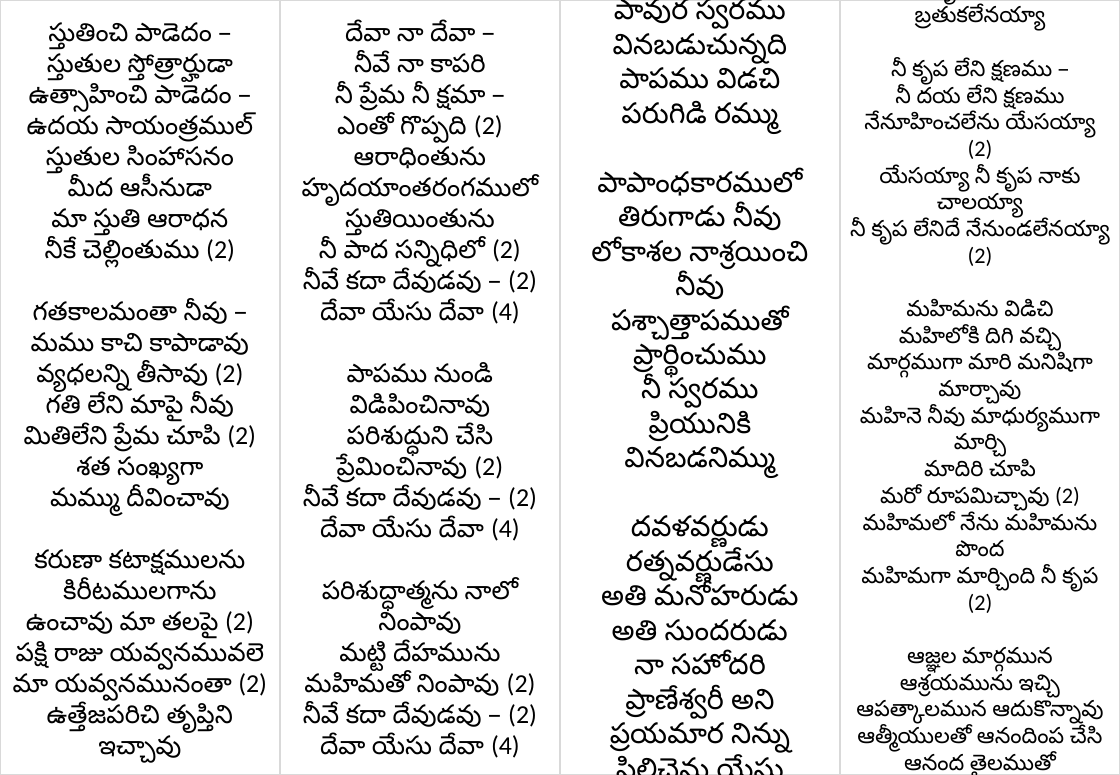
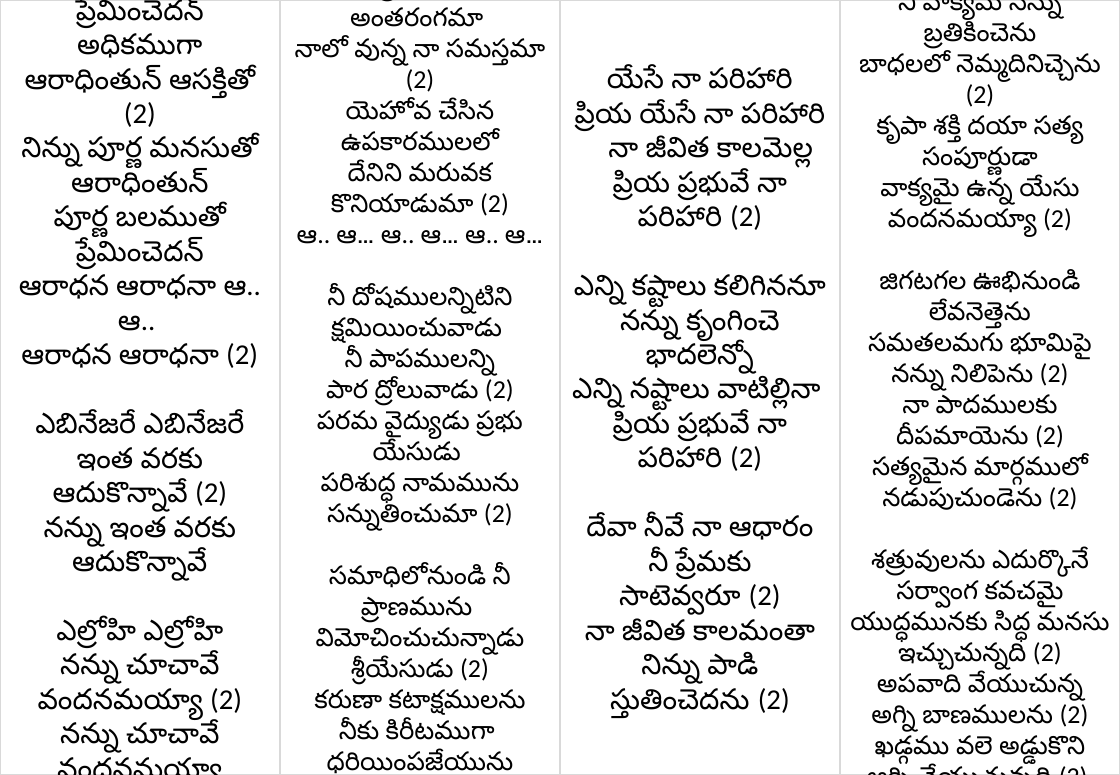
Before and after one commit to venu-webdev/songsDb, a slide deck: slide 1 of xerox.pptx. Drawn at 1120x775 pixels with LibreOffice and Linux fonts; fonts in the diff are those of the drawing. Boxes give left, top, right and bottom in pixels: in the first picture for what was removed or moved away, otherwise in the second. Text is boxed around its words. In the diff, an @@ line names an element or a change of style, - is before the commit and + after.

```diff
--- a/xerox.pptx
+++ b/xerox.pptx
@@ text in rectangle at box(19, 0, 261, 753): text changed; size 18 to 20 pt @@
-స్తుతించి పాడెదం –
-స్తుతుల స్తోత్రార్హుడా
-ఉత్సాహించి పాడెదం – ఉదయ సాయంత్రముల్
-స్తుతుల సింహాసనం
-మీద ఆసీనుడా
-మా స్తుతి ఆరాధన
-నీకే చెల్లింతుము (2)
-గతకాలమంతా నీవు –
-మము కాచి కాపాడావు
-వ్యధలన్ని తీసావు (2)
-గతి లేని మాపై నీవు
-మితిలేని ప్రేమ చూపి (2)
-శత సంఖ్యగా
-మమ్ము దీవించావు
-కరుణా కటాక్షములను కిరీటములగాను
-ఉంచావు మా తలపై (2)
-పక్షి రాజు యవ్వనమువలె
-మా యవ్వనమునంతా (2)
-ఉత్తేజపరిచి తృప్తిని ఇచ్చావు
+ప్రేమించెదన్ అధికముగా
+ఆరాధింతున్ ఆసక్తితో (2)
+నిన్ను పూర్ణ మనసుతో ఆరాధింతున్
+పూర్ణ బలముతో ప్రేమించెదన్
+ఆరాధన ఆరాధనా ఆ.. ఆ..
+ఆరాధన ఆరాధనా (2)
+ఎబినేజరే ఎబినేజరే
+ఇంత వరకు
+ఆదుకొన్నావే (2)
+నన్ను ఇంత వరకు ఆదుకొన్నావే
+ఎల్రోహి ఎల్రోహి
+నన్ను చూచావే వందనమయ్యా (2)
+నన్ను చూచావే వందనమయ్యా
@@ text in rectangle at box(295, 7, 545, 774): text changed @@
-దేవా నా దేవా –
-నీవే నా కాపరి
-నీ ప్రేమ నీ క్షమా –
-ఎంతో గొప్పది (2)
-ఆరాధింతును హృదయాంతరంగములో
-స్తుతియింతును
-నీ పాద సన్నిధిలో (2)
-నీవే కదా దేవుడవు – (2)
-దేవా యేసు దేవా (4)
-పాపము నుండి విడిపించినావు
-పరిశుద్ధుని చేసి ప్రేమించినావు (2)
-నీవే కదా దేవుడవు – (2)
-దేవా యేసు దేవా (4)
-పరిశుద్ధాత్మను నాలో నింపావు
-మట్టి దేహమును
-మహిమతో నింపావు (2)
-నీవే కదా దేవుడవు – (2)
-దేవా యేసు దేవా (4)
+నా ప్రాణమా నా అంతరంగమా
+నాలో వున్న నా సమస్తమా (2)
+యెహోవ చేసిన ఉపకారములలో
+దేనిని మరువక
+కొనియాడుమా (2)
+ఆ.. ఆ… ఆ.. ఆ… ఆ.. ఆ…
+నీ దోషములన్నిటిని క్షమియించువాడు
+నీ పాపములన్ని
+పార ద్రోలువాడు (2)
+పరమ వైద్యుడు ప్రభు యేసుడు
+పరిశుద్ధ నామమును సన్నుతించుమా (2)
+సమాధిలోనుండి నీ ప్రాణమును
+విమోచించుచున్నాడు శ్రీయేసుడు (2)
+కరుణా కటాక్షములను
+నీకు కిరీటముగా
+ధరియింపజేయును
+ప్రభు యేసుడు (2)
@@ text in rectangle at box(850, 0, 1110, 764): text changed; size 15.5 to 18 pt @@
-యేసయ్యా నీ కృప నాకు చాలయ్యా
-నీ కృప లేనిదే నే బ్రతుకలేనయ్యా
-నీ కృప లేని క్షణము –
-నీ దయ లేని క్షణము
-నేనూహించలేను యేసయ్యా (2)
-యేసయ్యా నీ కృప నాకు చాలయ్యా
-నీ కృప లేనిదే నేనుండలేనయ్యా (2)
-మహిమను విడిచి
-మహిలోకి దిగి వచ్చి
-మార్గముగా మారి మనిషిగా మార్చావు
-మహినె నీవు మాధుర్యముగా మార్చి
-మాదిరి చూపి
-మరో రూపమిచ్చావు (2)
-మహిమలో నేను మహిమను పొంద
-మహిమగా మార్చింది నీ కృప (2)
-ఆజ్ఞల మార్గమున ఆశ్రయమును ఇచ్చి
-ఆపత్కాలమున ఆదుకొన్నావు
-ఆత్మీయులతో ఆనందింప చేసి
-ఆనంద తైలముతో
-అభిషేకించావు (2)
-ఆశ తీర ఆరాధన చేసే
-అదృష్టమిచ్చింది నీ కృప (2)
+నీ వాక్యమే నన్ను బ్రతికించెను
+బాధలలో నెమ్మదినిచ్చెను (2)
+కృపా శక్తి దయా సత్య సంపూర్ణుడా
+వాక్యమై ఉన్న యేసు వందనమయ్యా (2)
+జిగటగల ఊభినుండి లేవనెత్తెను
+సమతలమగు భూమిపై
+నన్ను నిలిపెను (2)
+నా పాదములకు
+దీపమాయెను (2)
+సత్యమైన మార్గములో నడుపుచుండెను (2)
+శత్రువులను ఎదుర్కొనే
+సర్వాంగ కవచమై
+యుద్ధమునకు సిద్ధ మనసు ఇచ్చుచున్నది (2)
+అపవాది వేయుచున్న
+అగ్ని బాణములను (2)
+ఖడ్గము వలె అడ్డుకొని
+ఆర్పి వేయుచున్నది (2)
@@ text in rectangle at box(572, 67, 826, 718): text changed @@
-పావుర స్వరము
-వినబడుచున్నది
-పాపము విడచి
-పరుగిడి రమ్ము
-పాపాంధకారములో
-తిరుగాడు నీవు
-లోకాశల నాశ్రయించి నీవు
-పశ్చాత్తాపముతో ప్రార్థించుము
-నీ స్వరము
-ప్రియునికి వినబడనిమ్ము
-దవళవర్ణుడు రత్నవర్ణుడేసు
-అతి మనోహరుడు
-అతి సుందరుడు
-నా సహోదరి
-ప్రాణేశ్వరీ అని
-ప్రయమార నిన్ను
-పిలిచెను యేసు
+యేసే నా పరిహారి
+ప్రియ యేసే నా పరిహారి
+నా జీవిత కాలమెల్ల
+ప్రియ ప్రభువే నా పరిహారి (2)
+ఎన్ని కష్టాలు కలిగిననూ
+నన్ను కృంగించె భాదలెన్నో
+ఎన్ని నష్టాలు వాటిల్లినా
+ప్రియ ప్రభువే నా పరిహారి (2)
+దేవా నీవే నా ఆధారం
+నీ ప్రేమకు సాటెవ్వరూ (2)
+నా జీవిత కాలమంతా
+నిన్ను పాడి స్తుతించెదను (2)
```
Also in this commit, not shown: 3 other files.
